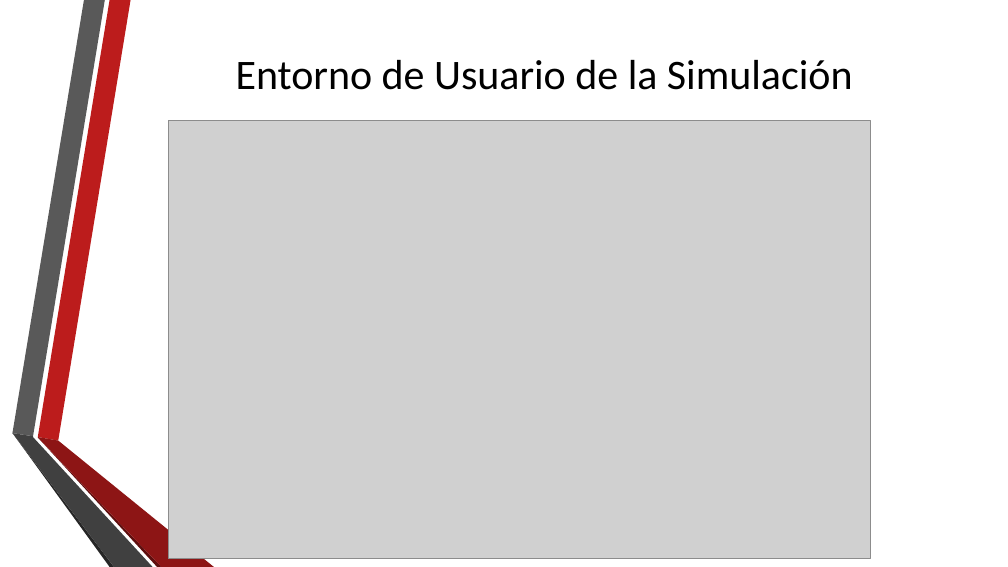
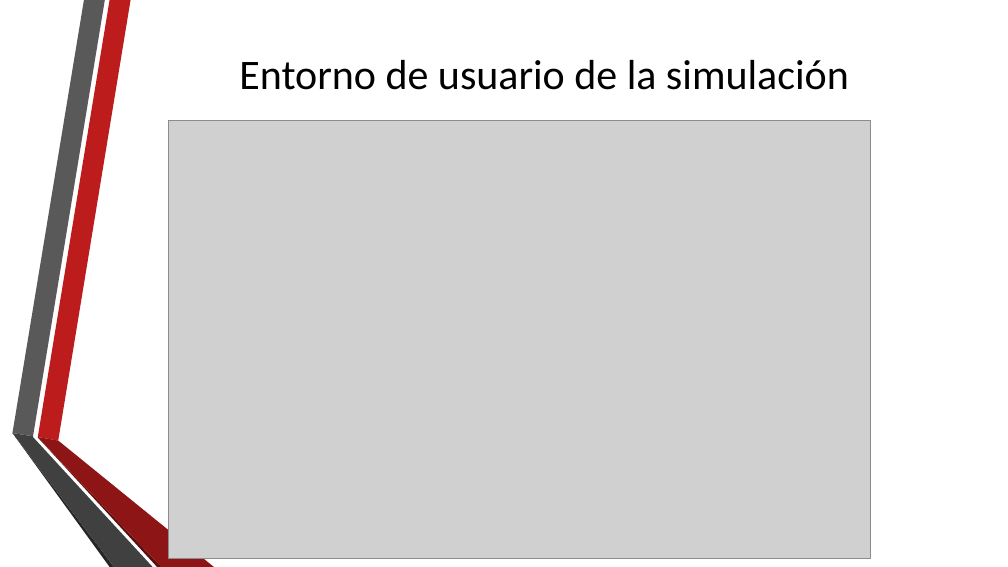
Before and after one commit to jaur001/Simulator, a slide deck: slide 15 of Presentacion TFG.pptx (slide 16 before the commit). Drawn at 1008x567 pixels with LibreOffice and Linux fonts; fonts in the diff are those of the drawing; grey boxes stand for pictures; background and template pictures are left out. Boxes give left, top, right and bottom in pixels: in the first picture for what was removed or moved away, otherwise in the second. Text is boxed around its words. In the diff, an @@ line names an element or a change of style, - is before the commit and + after.

```diff
--- a/Presentacion TFG.pptx
+++ b/Presentacion TFG.pptx
@@ title at (239,60,849,90): text changed @@
-Entorno de Usuario de la Simulación
+Entorno de usuario de la simulación
```
Also in this commit, not shown: 7 other slides changed, 7 slides added, 8 slides removed.
